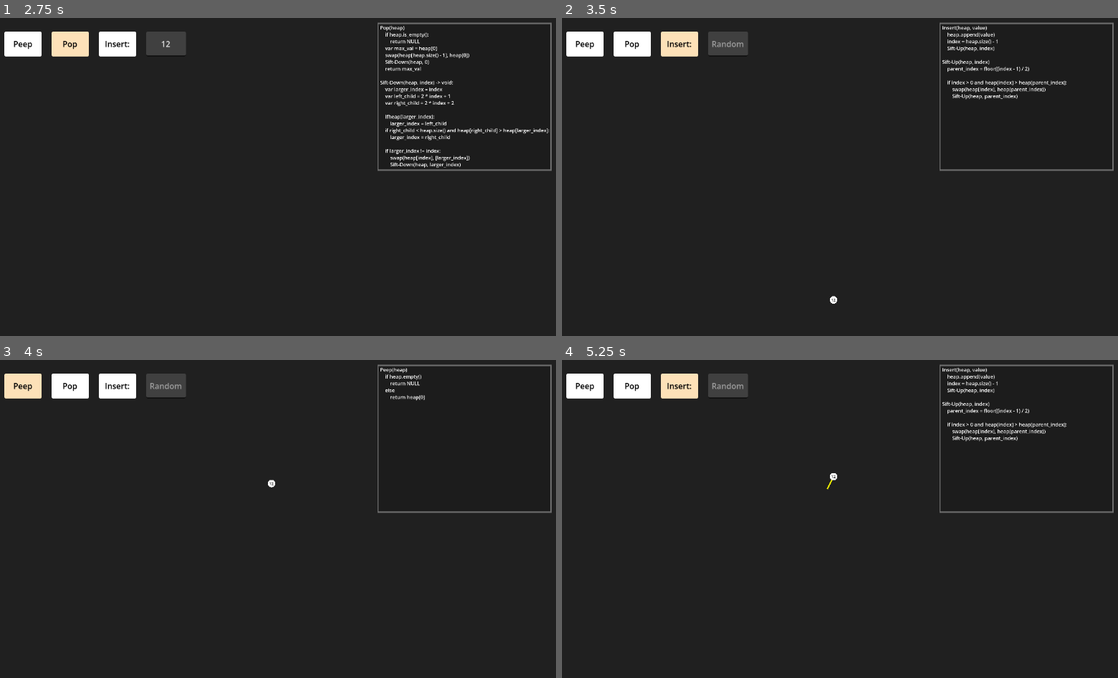
Above: before the commit, frames 1-4 (two rows, left to right).
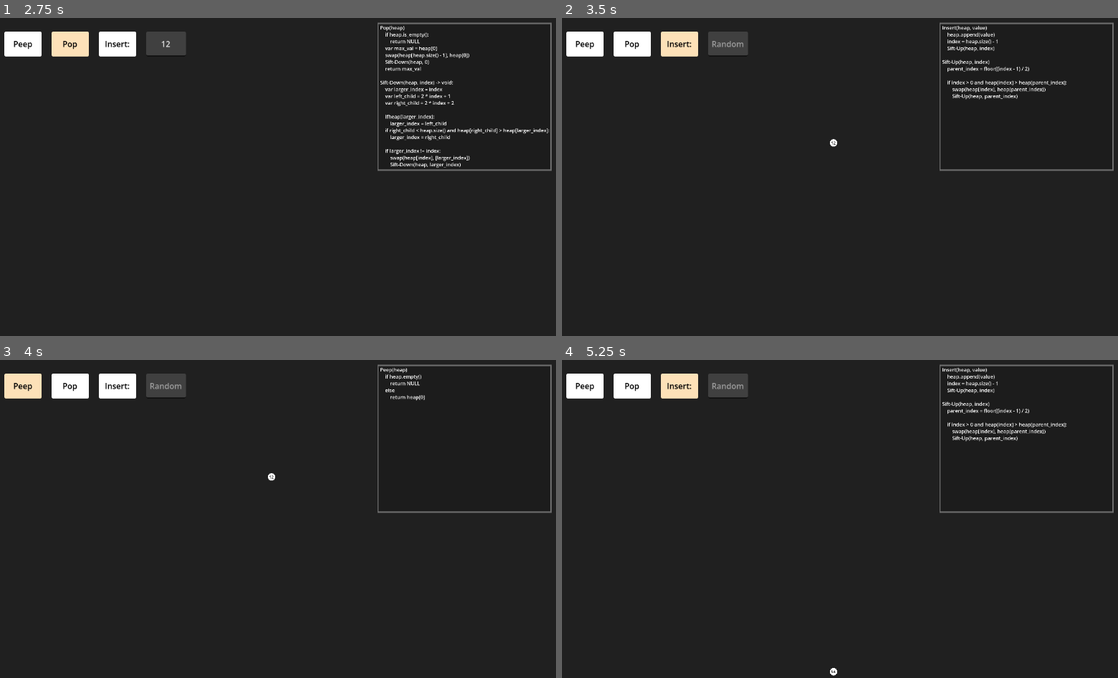
Above: after the commit, the same moments.

Repository: Anemois/DSA_Heap
Game: Godot game, scene res://main.tscn
Same seed, same stepped clock (60 frames per second), same inputs: the game is played once before the commit and once after it. The engine's default icon, where the game draws it, is replaced by a stand-in: a white triangle on a blue panel in a dark square.
Inputs (mouse positions are in pixels of both pictures, inside the frame that each line leads up to):
- Up to frame 1 (2.75 s): click (166, 43) at 0.52 s; type "12" at 0.6 s; click "Peep" at 1.25 s; click "Pop" at 2 s
- Up to frame 2 (3.5 s): click "Insert:" at 2.75 s
- Up to frame 3 (4 s): click "Peep" at 3.5 s
- Up to frame 4 (5.25 s): click "Pop" at 4.25 s; click "Insert:" at 5 s

Frame 1 is identical in both runs. In frame 2, less than 0.1% of the frame differs, in the area x 48-50%, y 38-90%; in frame 3, less than 0.1%; in frame 4, less than 0.1%, in the area x 47-50%, y 35-100%.

Commit message:
Added pop functions

Diff:
--- a/scripts/SignalBus.gd
+++ b/scripts/SignalBus.gd
@@ -9,5 +9,6 @@
 signal items_swapped(index_a: int, index_b: int)
 signal swap_finished
 signal item_removed(value: int, index: int)
+signal remove_finished
 
 var move_speed: float = 0.1
--- a/scripts/logic.gd
+++ b/scripts/logic.gd
@@ -27,15 +27,18 @@
 	if heap.size() == 1:
 		heap.pop_back()
 		SignalBus.item_removed.emit(max_val, 0)
+		await SignalBus.remove_finished
 		return max_val
 
 	# animate the root swapping with the bottom node before deleting it
 	var last_index = heap.size() - 1
 	SignalBus.items_swapped.emit(last_index, 0)
+	await SignalBus.swap_finished
 
 	heap[0] = heap[last_index]
 	heap.pop_back()
 	SignalBus.item_removed.emit(max_val, last_index)
+	await SignalBus.remove_finished
 
 	_sift_down(0)
 
@@ -84,11 +87,13 @@
 		heap[index] = heap[larger_index]
 		heap[larger_index] = temp
 
-		SignalBus.items_swap.emit(index, larger_index)
+		SignalBus.items_swapped.emit(index, larger_index)
+		await SignalBus.swap_finished
 		_sift_down(larger_index)
 
 func _ready() -> void:
 	SignalBus.insert_button_pressed.connect(insert)
+	SignalBus.pop_button_pressed.connect(pop_max)
 	if DEBUG:
 		print("========================================")
 		print("🚀 BACKEND DIAGNOSTICS ONLINE")
@@ -116,7 +121,7 @@
 
 		# --- TEST 3: Pop Max ---
 		print("\n[Test 3] Executing pop_max()...")
-		var removed = pop_max()
+		var removed = await pop_max()
 		print("Popped Value -> ", removed)
 		print("Heap State -> ", heap)
 		assert(removed == 100, "FATAL: pop_max did not return the largest value.")
--- a/tree.gd
+++ b/tree.gd
@@ -8,6 +8,7 @@
 	nodes.clear()
 	SignalBus.item_inserted.connect(add_node)
 	SignalBus.items_swapped.connect(swap)
+	SignalBus.item_removed.connect(remove_node)
 
 func _process(delta: float) -> void:
 	pass
@@ -22,6 +23,15 @@
 	rearrange_tree()
 	await get_tree().create_timer(1.0).timeout
 	SignalBus.insert_finished.emit()
+
+func remove_node(value: int, index: int):
+	var targetNode = nodes.back()
+	targetNode.queue_free()
+	nodes.pop_back()
+	length -= 1
+	rearrange_tree()
+	await get_tree().create_timer(1.0).timeout
+	SignalBus.remove_finished.emit()
 
 func rearrange_tree():
 	var y: int = 0
@@ -52,7 +62,7 @@
 
 	Node_a.relocate(position_b.x, position_b.y)
 	Node_b.relocate(position_a.x, position_a.y)
-	await get_tree().create_timer(0.8).timeout
+	await get_tree().create_timer(0.5).timeout
 	Node_a.teleport(position_a.x, position_a.y)
 	Node_b.teleport(position_b.x, position_b.y)
 	Node_a.set_value(value_b)
--- a/tree_node.gd
+++ b/tree_node.gd
@@ -4,7 +4,7 @@
 var move_rate: float = SignalBus.move_speed
 
 func _ready() -> void:
-	position = Vector2(0, 100000)
+	position = Vector2(0, 5000)
 
 func _process(delta: float) -> void:
 	move()
@@ -27,6 +27,3 @@
 
 func get_value() -> int:
 	return int($Label.text)
-
-func swap_to(target: Node2D) -> void:
-	pass
Not shown, changed: .gitignore
Not shown, removed: main.tscn2608381864.tmp
Not shown, removed: main.tscn7584028814.tmp
Not shown, removed: main.tscn9213357975.tmp
Not shown, removed: main.tscn9225492765.tmp
